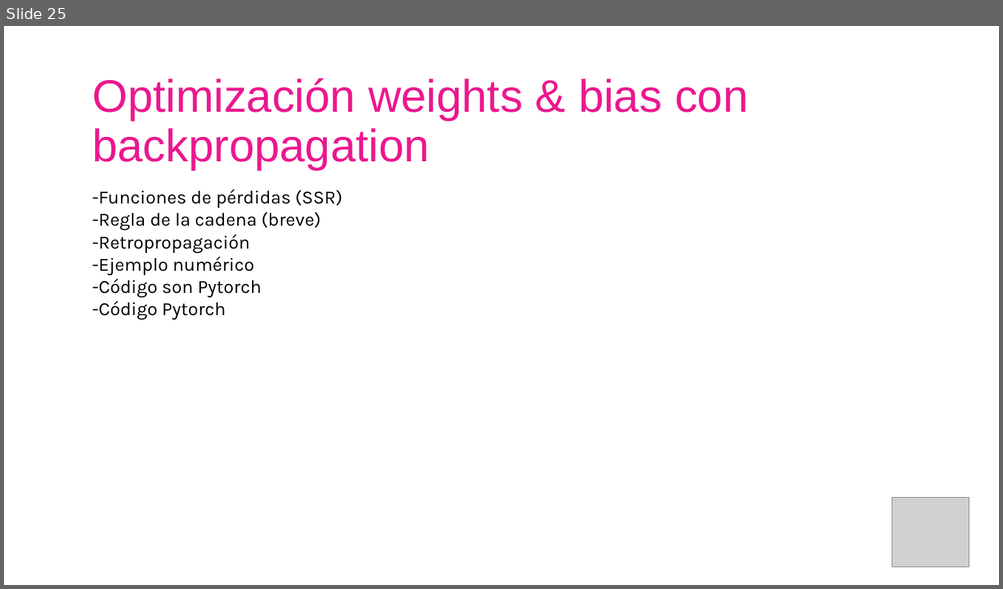
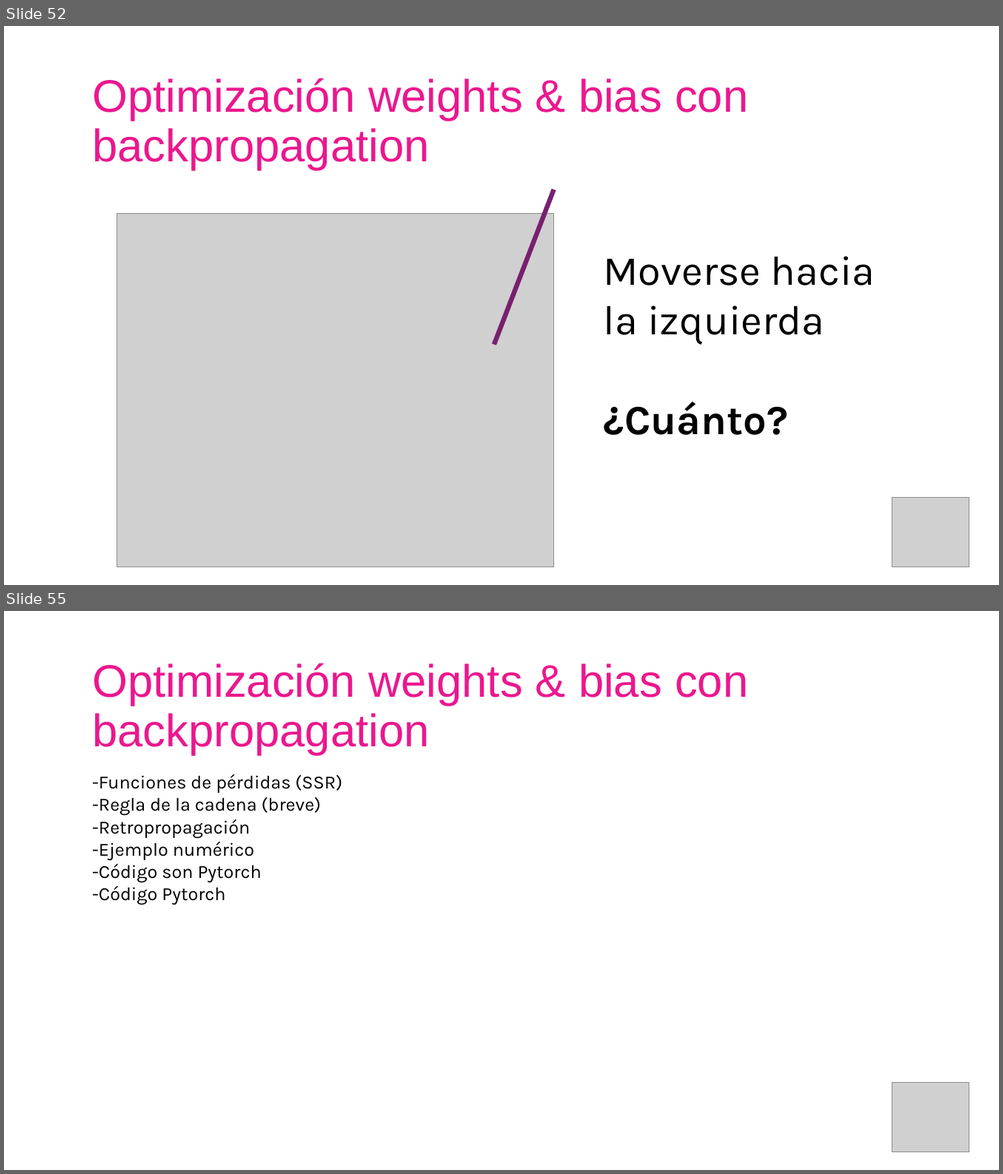
Before and after one commit to AISC-Madrid/workshop-materials, a slide deck: Neural Networks/Slides.pptx. Shown one above the other, each under a label of ours: slide 25 before the commit, slides 52 and 55 after it; the slides between them are not shown. The pictures are 1003x589 and 1003x1174 pixels, drawn with LibreOffice and Linux fonts; fonts in the diff are those of the drawing; grey boxes stand for pictures. Boxes give left, top, right and bottom in pixels: in the first picture for what was removed or moved away, otherwise in the second. Text is boxed around its words. In the diff, an @@ line names an element or a change of style, - is before the commit and + after.

```diff
--- a/Neural Networks/Slides.pptx
+++ b/Neural Networks/Slides.pptx
@@ slide 52 added at [4, 26, 999, 585], background #FFFFFF @@
@@ text added at [92, 78, 748, 170], 44 pt, text #EB178E @@
+Optimización weights & bias con backpropagation
@@ line added from (554, 190) to (494, 345), #78206E 4.5 pt @@
@@ picture added at [116, 214, 554, 568] @@
@@ text added at [603, 256, 875, 435], 40 pt, text #000000 @@
+Moverse hacia la izquierda
+¿Cuánto?
@@ picture added at [892, 498, 969, 568] @@
@@ what was slide 25 is now slide 55 @@
```
Also in this commit, not shown: 7 slides changed, 31 other slides added, 2 slides removed, 13 other files.
